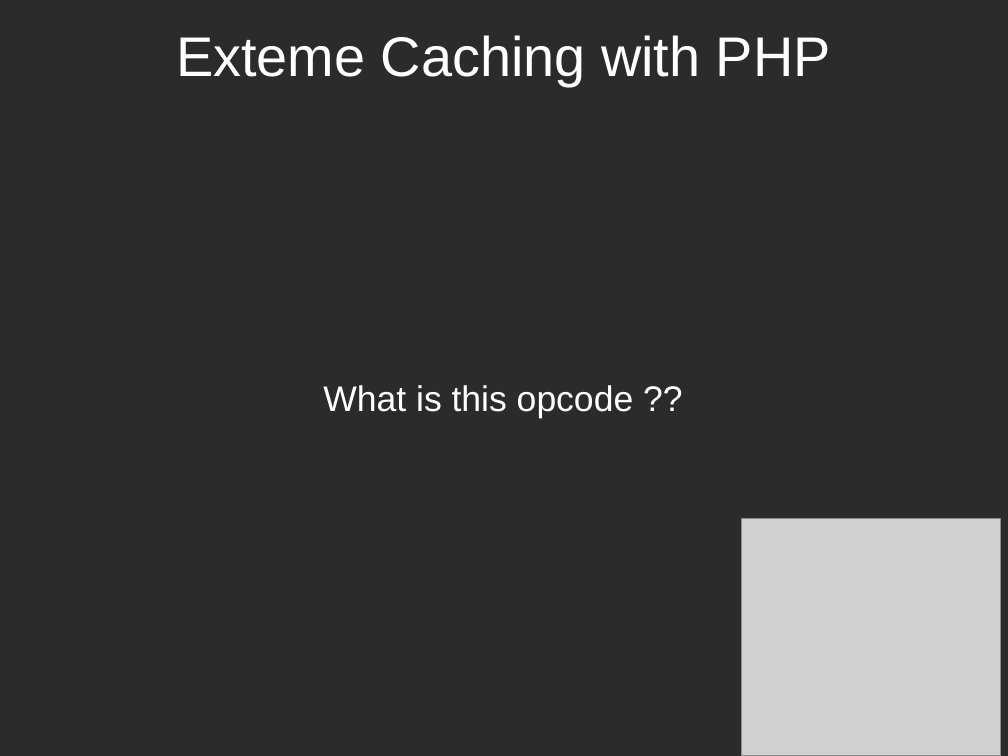
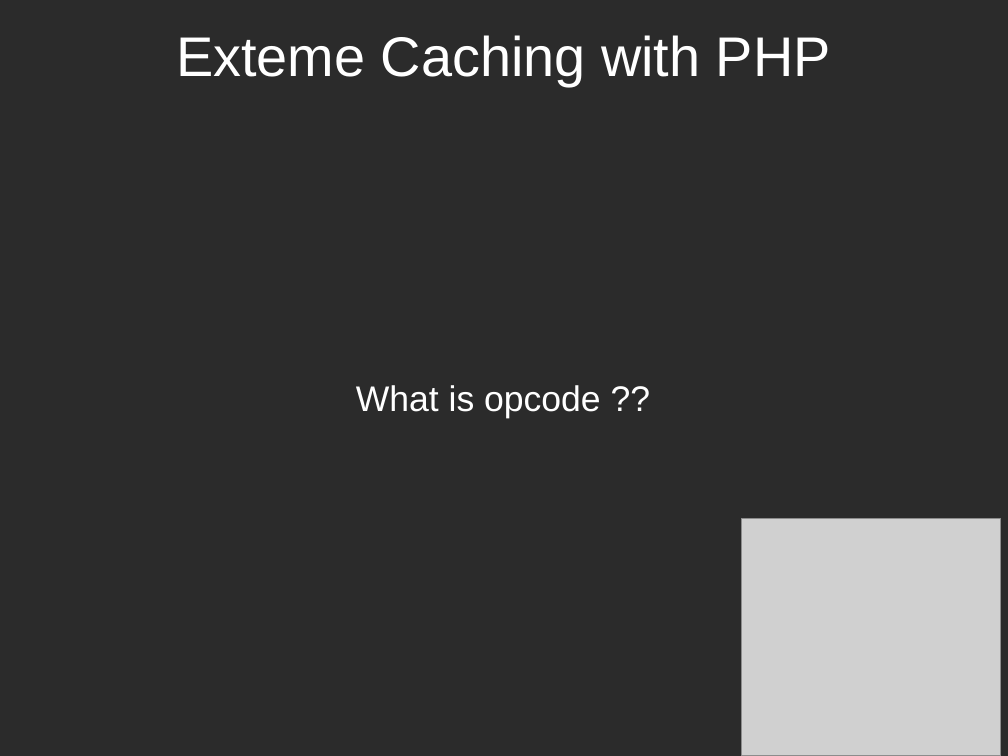
Before and after one commit to piotrmiazga/extreme_caching, a slide deck: slide 9 of presentation.odp (slide 8 before the commit). Drawn at 1008x756 pixels with LibreOffice and Linux fonts; fonts in the diff are those of the drawing; grey boxes stand for pictures; background and template pictures are left out; a plain dark background stands for a picture behind light text. Boxes give left, top, right and bottom in pixels: in the first picture for what was removed or moved away, otherwise in the second. Text is boxed around its words. In the diff, an @@ line names an element or a change of style, - is before the commit and + after.

```diff
--- a/presentation.odp
+++ b/presentation.odp
@@ subtitle at <box>356,385,601,418</box>: text changed @@
-What is this opcode ??
+What is opcode ??
```
Also in this commit, not shown: 28 other slides changed, 12 slides added, 5 other files.
